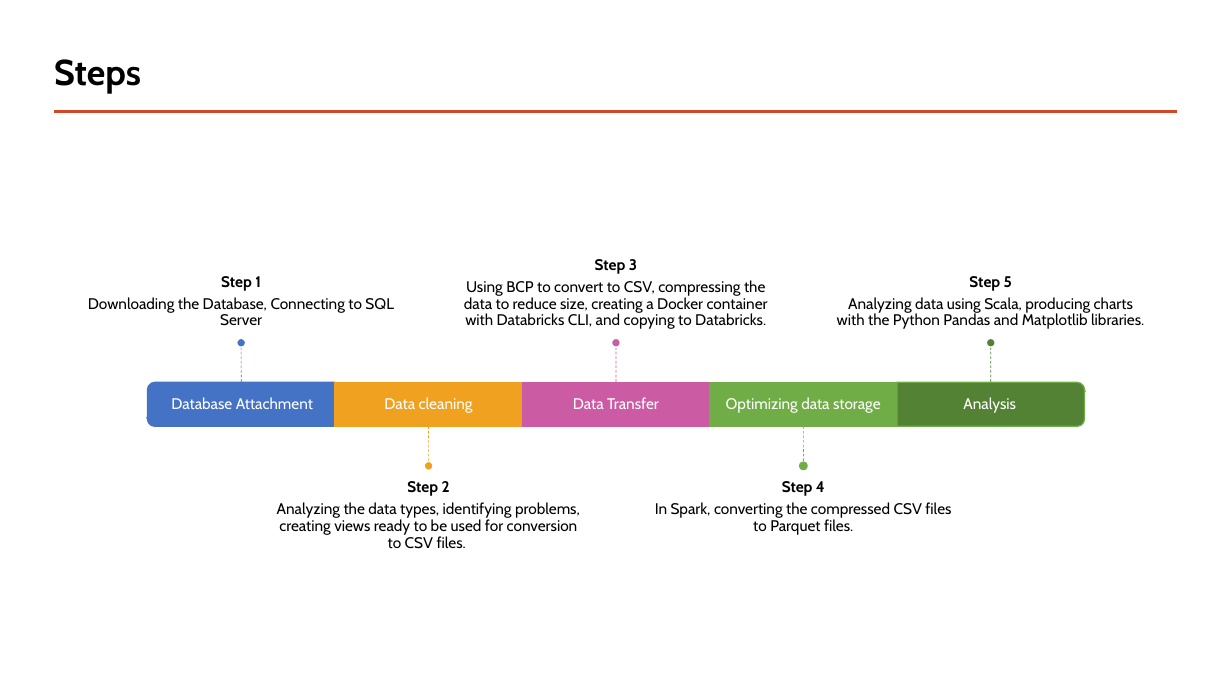
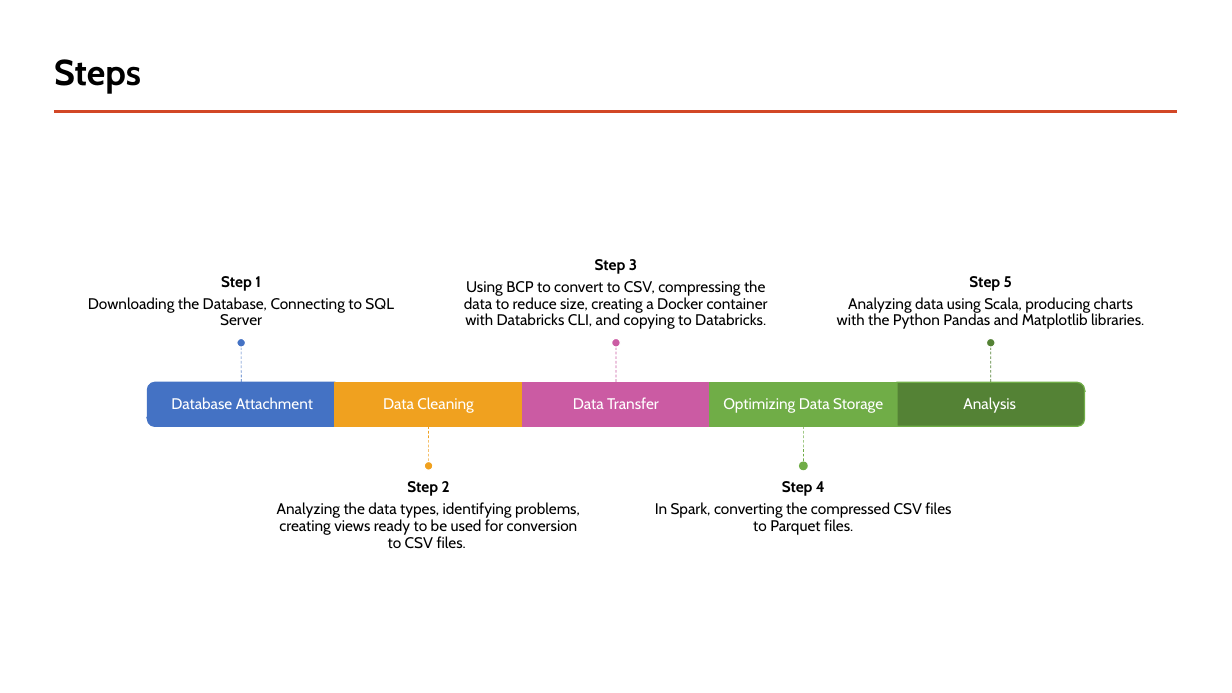
Before and after one commit to piotreks-uw-edu/uw-big-data-stackoverflow-project, a slide deck: slide 2 of Presentation/Analyzing the StackOverflow2013 Database from 2008 to 2013.pptx. Drawn at 1232x693 pixels with LibreOffice and Linux fonts; fonts in the diff are those of the drawing. Boxes give left, top, right and bottom in pixels: in the first picture for what was removed or moved away, otherwise in the second. Text is boxed around its words. In the diff, an @@ line names an element or a change of style, - is before the commit and + after.

```diff
--- a/Presentation/Analyzing the StackOverflow2013 Database from 2008 to 2013.pptx
+++ b/Presentation/Analyzing the StackOverflow2013 Database from 2008 to 2013.pptx
@@ text at box(383, 397, 473, 413): text changed @@
-Data cleaning
+Data Cleaning
@@ text at box(723, 398, 883, 413): text changed @@
-Optimizing data storage
+Optimizing Data Storage
```
Also in this commit, not shown: 1 slide added.
